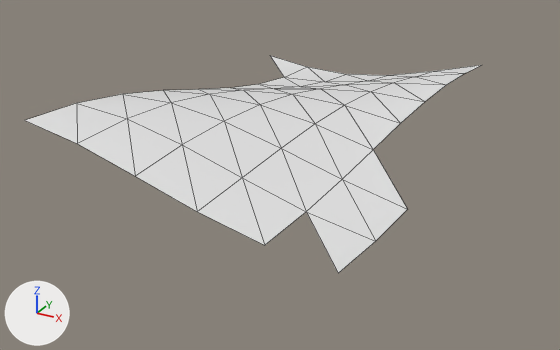
One commit to the OBJ model models/areas/idol/preview_sand_3_0.obj: the scene before it, then after it.
Camera for both pictures: a camera (50 mm lens) standing at (88.2, -42.5, 10.1) and looking at (72.0, -13.0, -4.6). Lighting does not change. The marker at lower left points along +X, +Y and +Z. The older version comes first. Mesh edges are drawn as thin lines. Where no turn or scale is listed for an object, it has been applied to the vertices. Vertices at exactly the same position are counted once.

Names of what the first picture shows: 'preview_sand_3_0'.
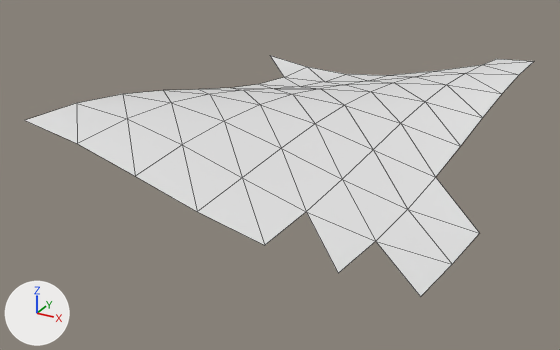
What the commit changed:
me_preview_sand_3_0 is used by ob_preview_sand_3_0; location (0.0, 0.0, 0.0).
Verts and faces of me_preview_sand_3_0; kept vertices keep their numbers, new ones are numbered from 49.
Before the commit, vertices of me_preview_sand_3_0: 9 (77.9, -3.7, -1.2) at pixel (465, 73), 10 (78.0, -0.9, -1.4) at pixel (482, 64), 15 (77.7, -6.4, -1.1) at pixel (446, 84), 20 (77.6, -9.2, -1.2) at pixel (425, 101), 25 (77.5, -11.9, -1.4) at pixel (400, 123).
Before the commit, vertices of me_preview_sand_3_0: 30 (77.3, -14.7, -1.7) at pixel (373, 149), 46 (79.9, -17.6, -2.6) at pixel (407, 209), 47 (79.8, -20.3, -2.6) at pixel (375, 241).
me_preview_sand_3_0 had 49 vertices, 69 faces and spanned x 64.3..79.9, y -23.1..-0.3, z -3.2..0.0.
me_preview_sand_3_0 now has 59 vertices, 85 faces and spans x 64.3..82.7, y -23.2..1.8, z -3.2..0.0.
Part 1, on me_preview_sand_3_0:
New vertex 49 is at (78.1, 1.8, -1.7), pixel (497, 58).
New vertex 50 is at (80.8, -1.1, -0.8), pixel (534, 61).
New vertex 51 is at (80.6, -3.8, -0.8), pixel (519, 74).
New vertex 52 is at (80.5, -6.6, -1.1), pixel (502, 93).
New vertex 53 is at (80.3, -9.3, -1.5), pixel (482, 117).
New vertex 54 is at (80.2, -12.1, -1.9), pixel (460, 146).
New vertex 55 is at (80.1, -14.8, -2.3), pixel (435, 177).
New vertex 56 is at (82.7, -17.7, -2.8), pixel (479, 233).
New vertex 57 is at (82.5, -20.4, -2.7), pixel (452, 264).
New vertex 58 is at (82.4, -23.2, -2.4), pixel (420, 296).
New faces: (10, 50, 49), (9, 51, 10), (10, 51, 50), (9, 15, 52), (9, 52, 51), (15, 20, 53).
New faces: (15, 53, 52), (20, 25, 54), (20, 54, 53), (25, 30, 55), (25, 55, 54), (30, 46, 55).
New faces: (46, 56, 55), (46, 47, 57), (46, 57, 56), (47, 58, 57).

Where the change shows, as pixel boxes [x1, y1, x2, y2] in the pictures (560 x 350 px):
'preview_sand_3_0', reshaped (12% wider, 11% taller)
    before: [25, 56, 481, 273]
    after: [25, 56, 534, 297]
part 1 of me_preview_sand_3_0, added
    after: [373, 59, 534, 297]
